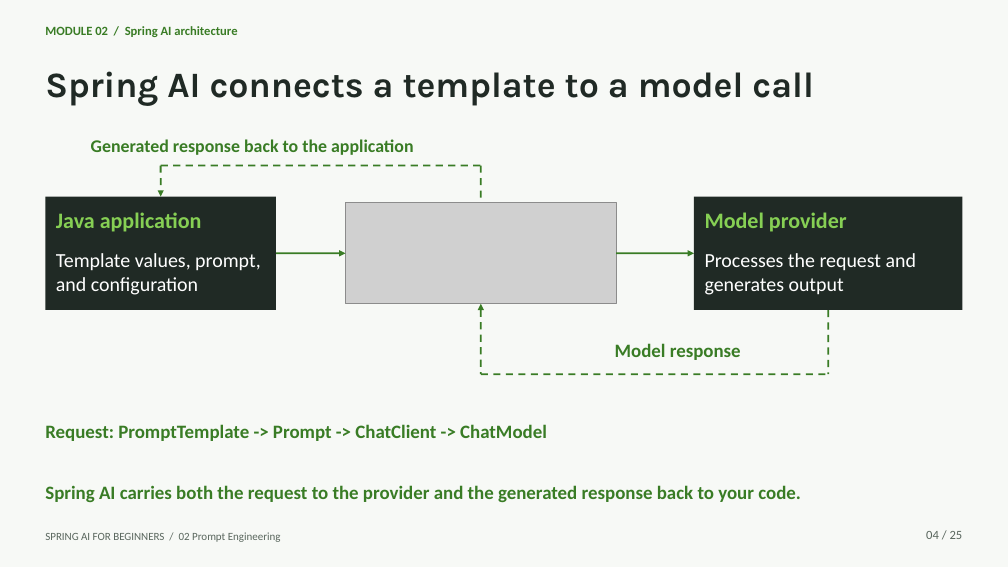
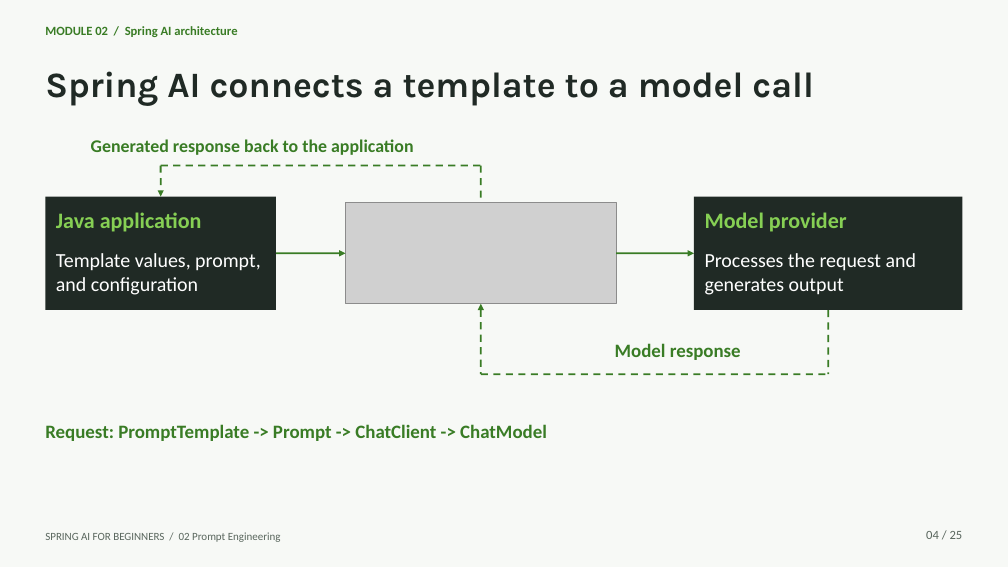
Before and after one commit to microsoft/Spring-AI-for-Beginners, a slide deck: slide 4 of presentations/02-prompt-engineering-with-spring-ai.pptx. Drawn at 1008x567 pixels with LibreOffice and Linux fonts; fonts in the diff are those of the drawing; grey boxes stand for pictures. Boxes give left, top, right and bottom in pixels: in the first picture for what was removed or moved away, otherwise in the second. Text is boxed around its words. In the diff, an @@ line names an element or a change of style, - is before the commit and + after.

Commit message:
feat: update presentation files for Spring AI topics

```diff
--- a/presentations/02-prompt-engineering-with-spring-ai.pptx
+++ b/presentations/02-prompt-engineering-with-spring-ai.pptx
@@ text removed at <box>45,485,801,502</box> @@
-Spring AI carries both the request to the provider and the generated response back to your code.
```
Also in this commit, not shown: 23 other slides changed, 5 other files.
